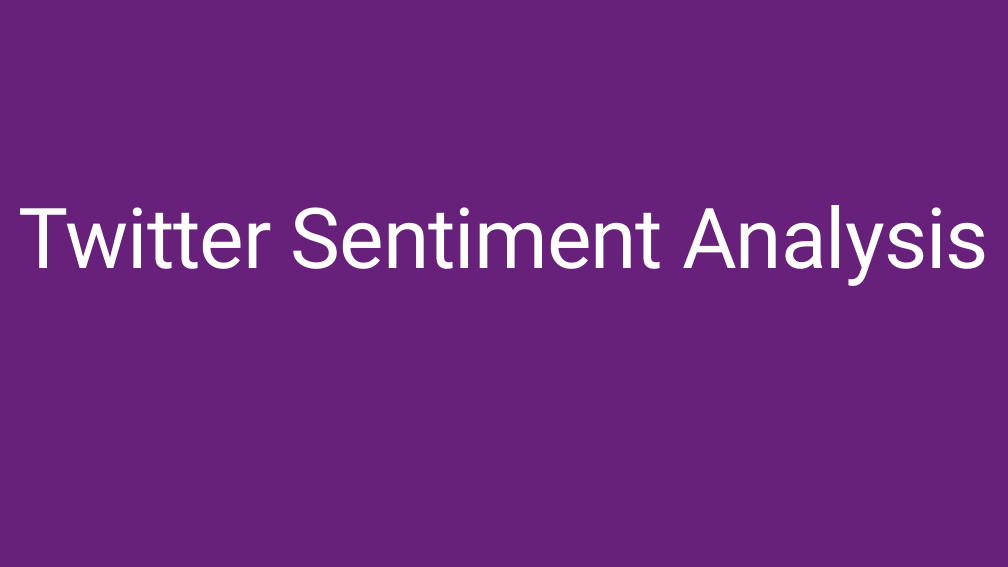
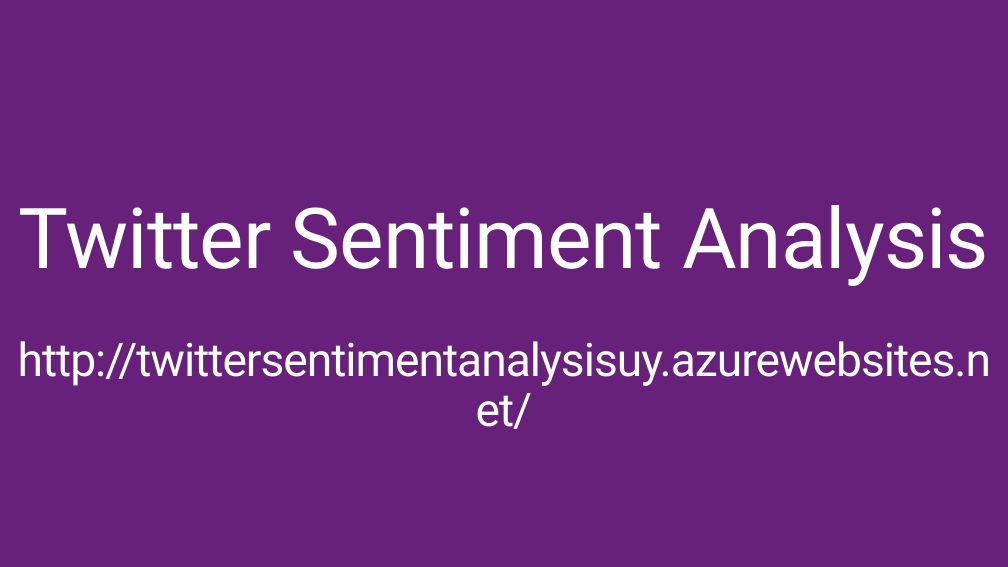
Before and after one commit to BionStt/MachineLearning, a slide deck: slide 11 of Introduction to Azure Machine Learning - spanish.pptx. Drawn at 1008x567 pixels with LibreOffice and Linux fonts; fonts in the diff are those of the drawing; background and template pictures are left out. Boxes give left, top, right and bottom in pixels: in the first picture for what was removed or moved away, otherwise in the second. Text is boxed around its words. In the diff, an @@ line names an element or a change of style, - is before the commit and + after.

Commit message:
Updated deck with sentiment analysis url

```diff
--- a/Introduction to Azure Machine Learning - spanish.pptx
+++ b/Introduction to Azure Machine Learning - spanish.pptx
@@ title at box(18, 205, 991, 386): text changed; size 80 to 44 pt @@
-Twitter Sentiment Analysis
+Twitter Sentiment Analysis
+http://twittersentimentanalysisuy.azurewebsites.net/
```
